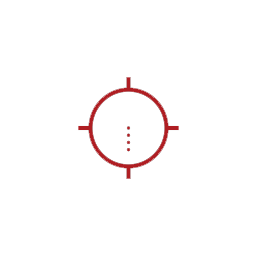
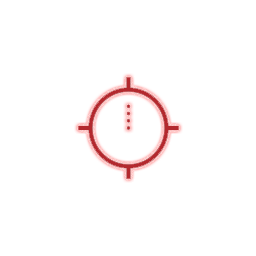
Before/after of a (256, 256) layered artwork. What changed in the layer stack:
"Layer 1 copy": opacity 100% → 95%, painted on it over [78, 77, 179, 179]
